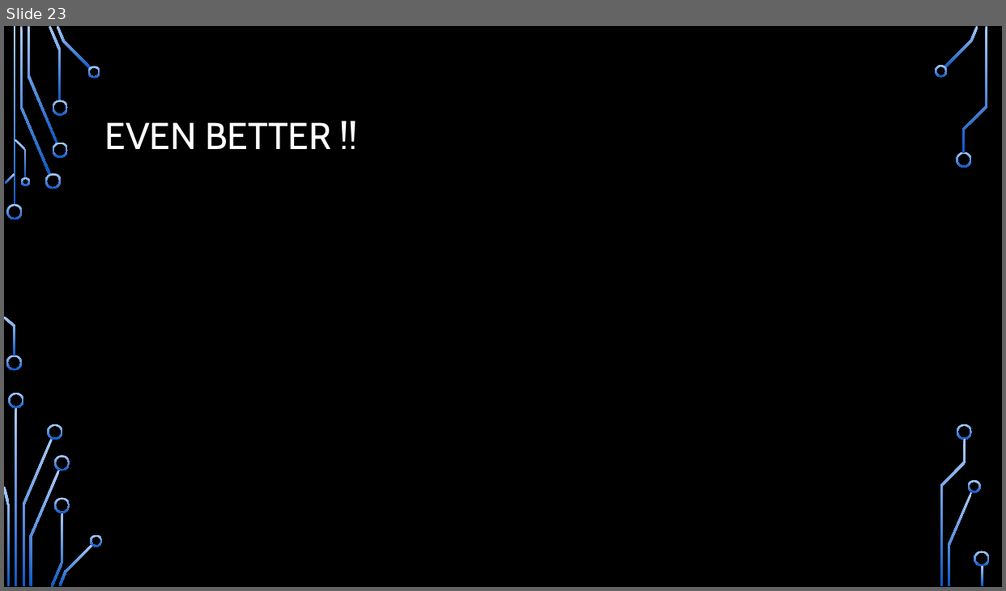
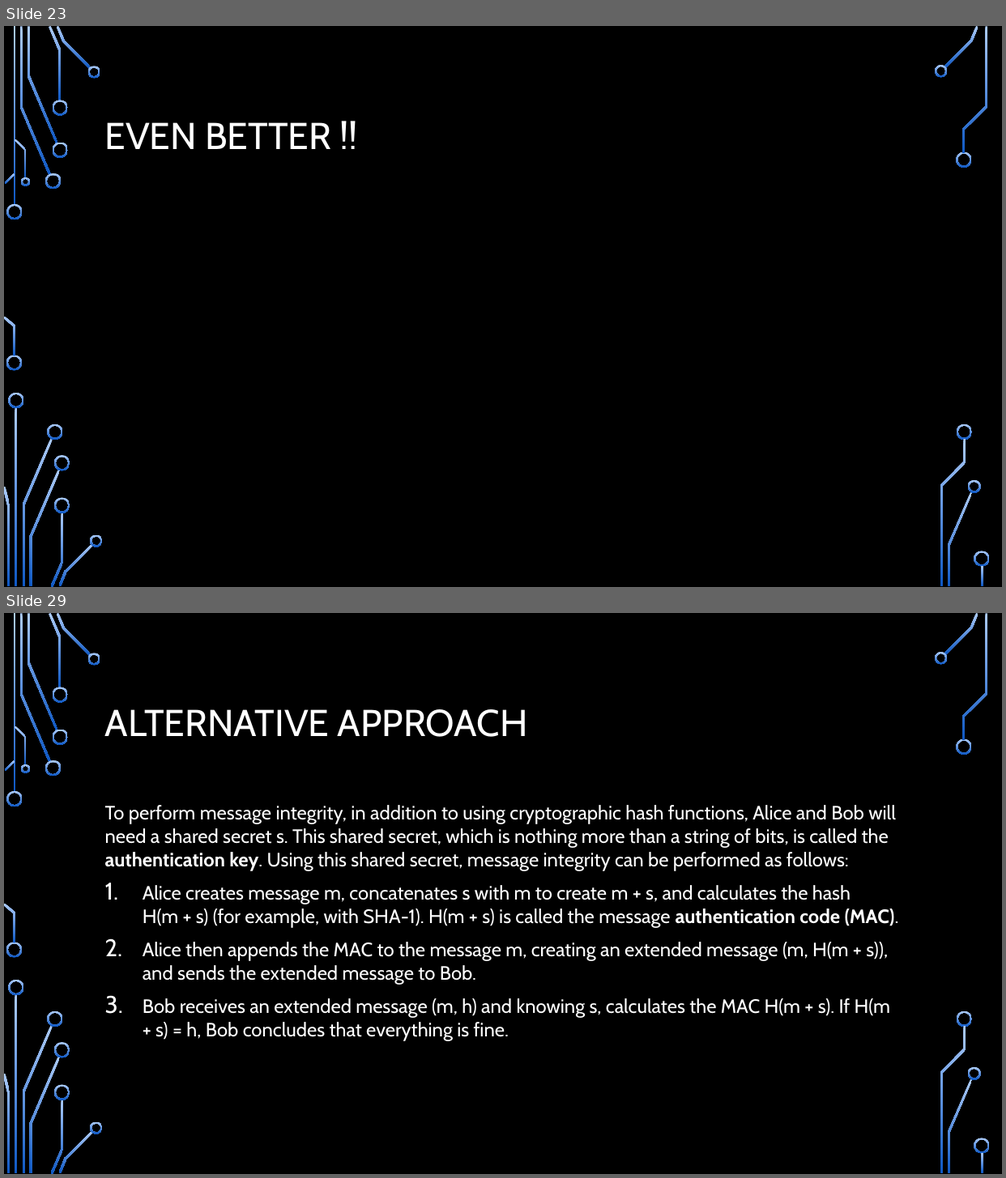
Before and after one commit to CDsonji/NET-Seminar, a slide deck: TLS.pptx. Shown one above the other, each under a label of ours: slide 23 before the commit, slides 23 and 29 after it; the slides between them are not shown. The pictures are 1006x591 and 1006x1178 pixels, drawn with LibreOffice and Linux fonts; fonts in the diff are those of the drawing; grey boxes stand for pictures; background and template pictures are left out. Boxes give left, top, right and bottom in pixels: in the first picture for what was removed or moved away, otherwise in the second. Text is boxed around its words. In the diff, an @@ line names an element or a change of style, - is before the commit and + after.

Commit message:
finished the section related to cryptography and started the next section related to message integrity and digital signature

```diff
--- a/TLS.pptx
+++ b/TLS.pptx
@@ slide 29 added at (x1=4, y1=613, x2=1002, y2=1174), background picture (left out); not listed: 36 template elements that a slide beside it also shows @@
@@ title added at (x1=105, y1=709, x2=528, y2=737), 36 pt, text #FFFFFF @@
+ALTERNATIVE APPROACH
@@ text added at (x1=105, y1=805, x2=899, y2=1041), 18.6 pt, text #FFFFFF @@
+To perform message integrity, in addition to using cryptographic hash functions, Alice and Bob will need a shared secret s. This shared secret, which is nothing more than a string of bits, is called the authentication key. Using this shared secret, message integrity can be performed as follows:
+1. Alice creates message m, concatenates s with m to create m + s, and calculates the hash H(m + s) (for example, with SHA-1). H(m + s) is called the message authentication code (MAC).
+2. Alice then appends the MAC to the message m, creating an extended message (m, H(m + s)), and sends the extended message to Bob.
+3. Bob receives an extended message (m, h) and knowing s, calculates the MAC H(m + s). If H(m + s) = h, Bob concludes that everything is fine.
```
Also in this commit, not shown: 6 other slides added.
